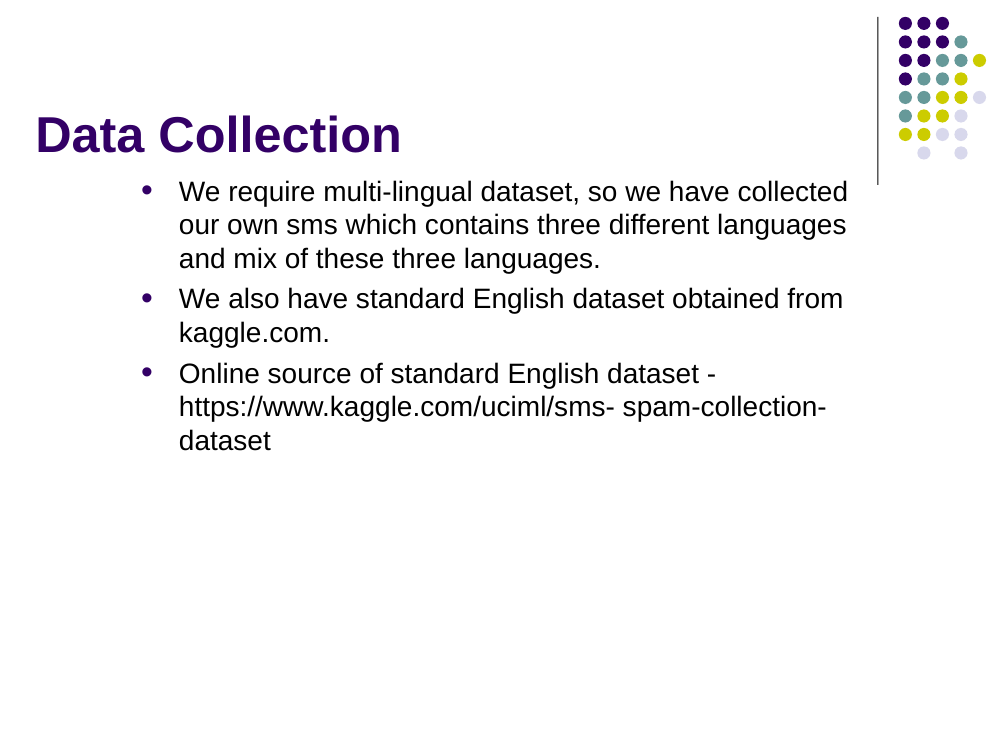
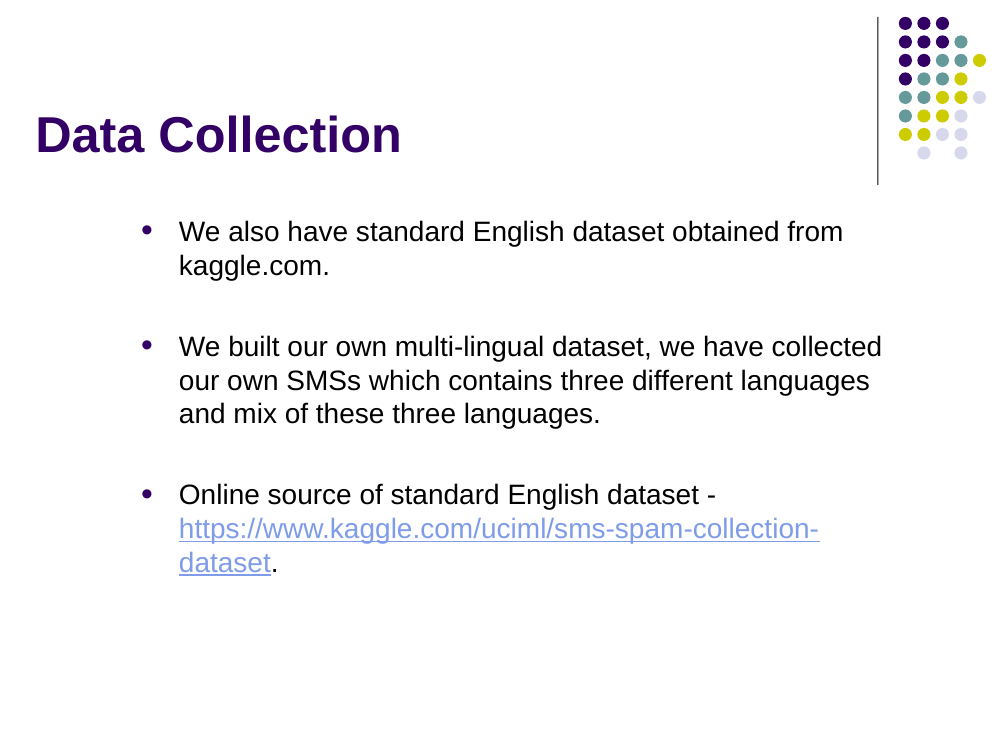
Before and after one commit to manohar9600/Multilingual-SMS-spam-detection-using-RNN, a slide deck: slide 6 of Resources/SPAMNEW PPT.pptx (slide 7 before the commit). Drawn at 1008x756 pixels with LibreOffice and Linux fonts; fonts in the diff are those of the drawing. Boxes give left, top, right and bottom in pixels: in the first picture for what was removed or moved away, otherwise in the second. Text is boxed around its words. In the diff, an @@ line names an element or a change of style, - is before the commit and + after.

```diff
--- a/Resources/SPAMNEW PPT.pptx
+++ b/Resources/SPAMNEW PPT.pptx
@@ text at <box>179,180,849,273</box>: paragraph removed @@
-• We require multi-lingual dataset, so we have collected our own sms which contains three different languages and mix of these three languages.
@@ text at <box>179,335,883,576</box>: text changed @@
-• Online source of standard English dataset - https://www.kaggle.com/uciml/sms- spam-collection-dataset
+• We built our own multi-lingual dataset, we have collected our own SMSs which contains three different languages and mix of these three languages.
+• Online source of standard English dataset - https://www.kaggle.com/uciml/sms-spam-collection-dataset.
```
Also in this commit, not shown: 19 other slides changed, 13 slides added, 15 slides removed, 10 other files.
